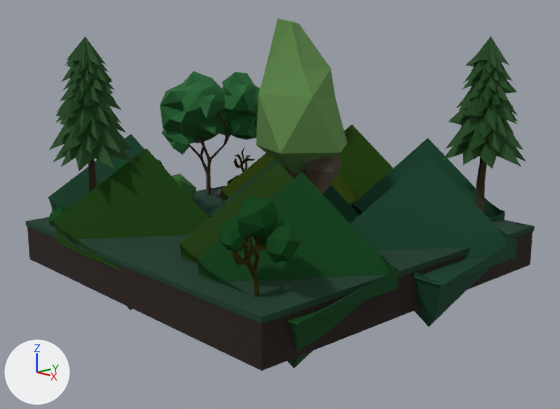
One commit to the Blender file Blender Files/smfm room 4.blend: the scene before it, then after it.
One viewpoint serves both versions: a camera (50 mm lens) standing at (10.76, -9.9, 5.08) and looking at (0.22, -0.12, 1.73). The axes (+X, +Y, +Z) are drawn at lower left. The lights are the same throughout.
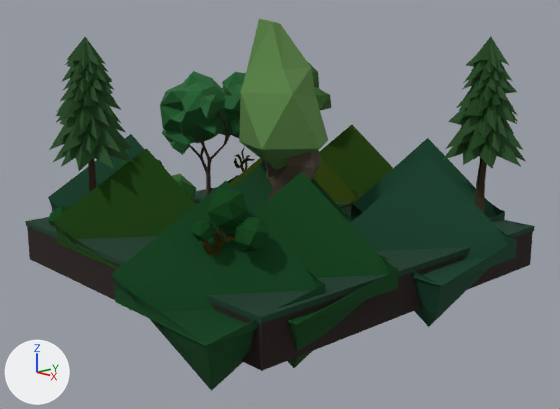
ob_low_poly_chili_leaf_tree_001 is not drawn itself; it is the parent of ob_icosphere_031, ob_cube_018, ob_cube_019.
ob_low_poly_bonsai_tree_002 is not drawn itself; it is the parent of ob_trunk_004.

Diff of the bpy script that builds the scene:
```diff
--- a/Blender Files/smfm room 4.blend.py
+++ b/Blender Files/smfm room 4.blend.py
@@ ob_cube_008 @@
 ob_cube_008 = bpy.data.objects.new('Cube.008', me_cube_008)
-ob_cube_008.location = (1.66, -1.61, 1.11)
+ob_cube_008.location = (2.32, -3.27, 1.11)
 ob_cube_008.rotation_euler = (0.0, 0.0, 1.571)  # degrees (0, 0, 90)
@@ ob_cube_017 @@
 ob_cube_017 = bpy.data.objects.new('Cube.017', me_cube_018)
-ob_cube_017.location = (0.41, -0.04, 1.11)
+ob_cube_017.location = (0.41, -0.33, 1.11)
 ob_cube_017.rotation_euler = (0.0, 0.0, 1.571)  # degrees (0, 0, 90)
@@ ob_low_poly_chili_leaf_tree_001 @@
 ob_low_poly_chili_leaf_tree_001 = bpy.data.objects.new('Low Poly Chili Leaf Tree.001', None)
-ob_low_poly_chili_leaf_tree_001.location = (0.487, -0.477, 1.083)
+ob_low_poly_chili_leaf_tree_001.location = (-0.0464, -0.432, 1.083)
 ob_low_poly_chili_leaf_tree_001.rotation_euler = (0.0, 0.0, 3.142)  # degrees (0, 0, 180)
@@ ob_low_poly_bonsai_tree_002 @@
 ob_low_poly_bonsai_tree_002 = bpy.data.objects.new('Low Poly Bonsai Tree.002', None)
-ob_low_poly_bonsai_tree_002.location = (-0.578, -3.072, 0.624)
+ob_low_poly_bonsai_tree_002.location = (-1.238, -3.072, 0.624)
 ob_low_poly_bonsai_tree_002.rotation_euler = (0.0, 0.0, 3.142)  # degrees (0, 0, 180)
```

Pixel boxes [x1, y1, x2, y2] of what changed, in the pictures (560 x 409 px):
'Cube.008', moved
    before: [180, 162, 293, 264]
    after: [111, 181, 325, 391]
'Icosphere.031', moved
    before: [256, 18, 347, 174]
    after: [239, 19, 328, 170]
'Leaves.009', moved
    before: [237, 195, 279, 237]
    after: [207, 188, 247, 228]
'Leaves.013', moved
    before: [265, 226, 301, 263]
    after: [235, 217, 269, 252]
'Cube.017', moved
    before: [209, 160, 360, 223]
    after: [232, 161, 354, 223]
'Cube.019', moved
    before: [304, 154, 342, 194]
    after: [267, 150, 322, 200]
'Trunk.004', moved
    before: [231, 236, 266, 297]
    after: [202, 227, 235, 255]
'Leaves.010', moved
    before: [221, 229, 245, 251]
    after: [191, 220, 215, 241]
'Cube.018', moved
    before: [280, 164, 307, 179]
    after: [262, 159, 288, 188]
'Leaves.011', moved
    before: [219, 216, 252, 251]
    after: [206, 216, 213, 225]
'Leaves.012', moved (not visible afterwards)
    before: [253, 217, 285, 245]
